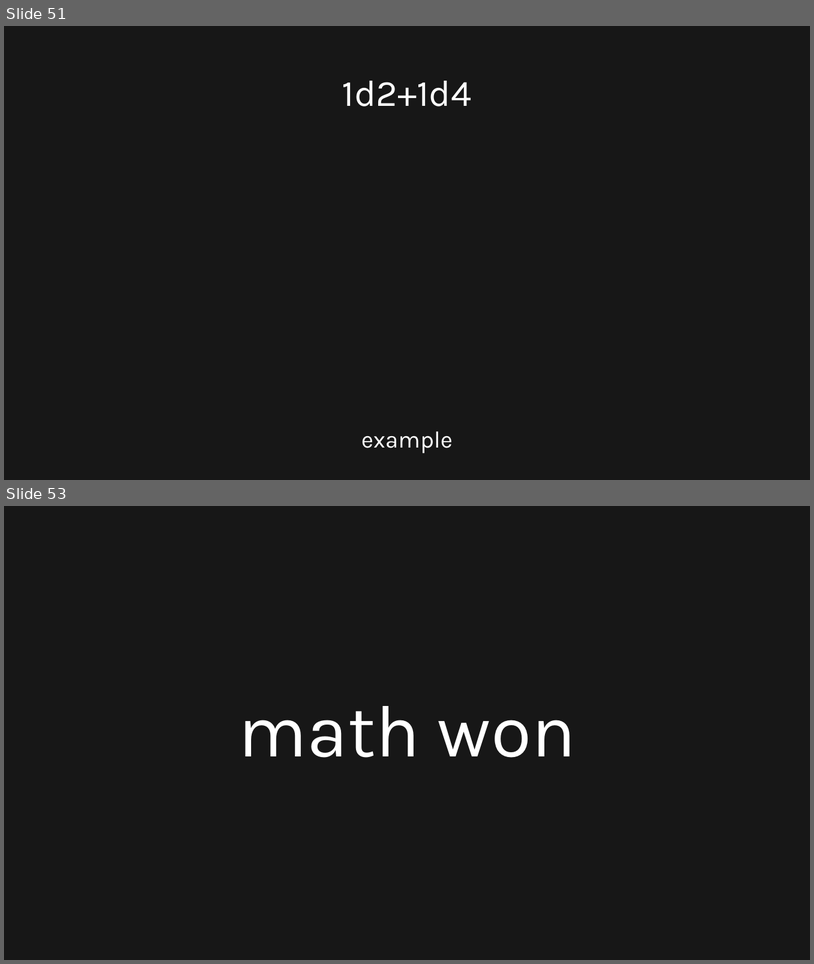
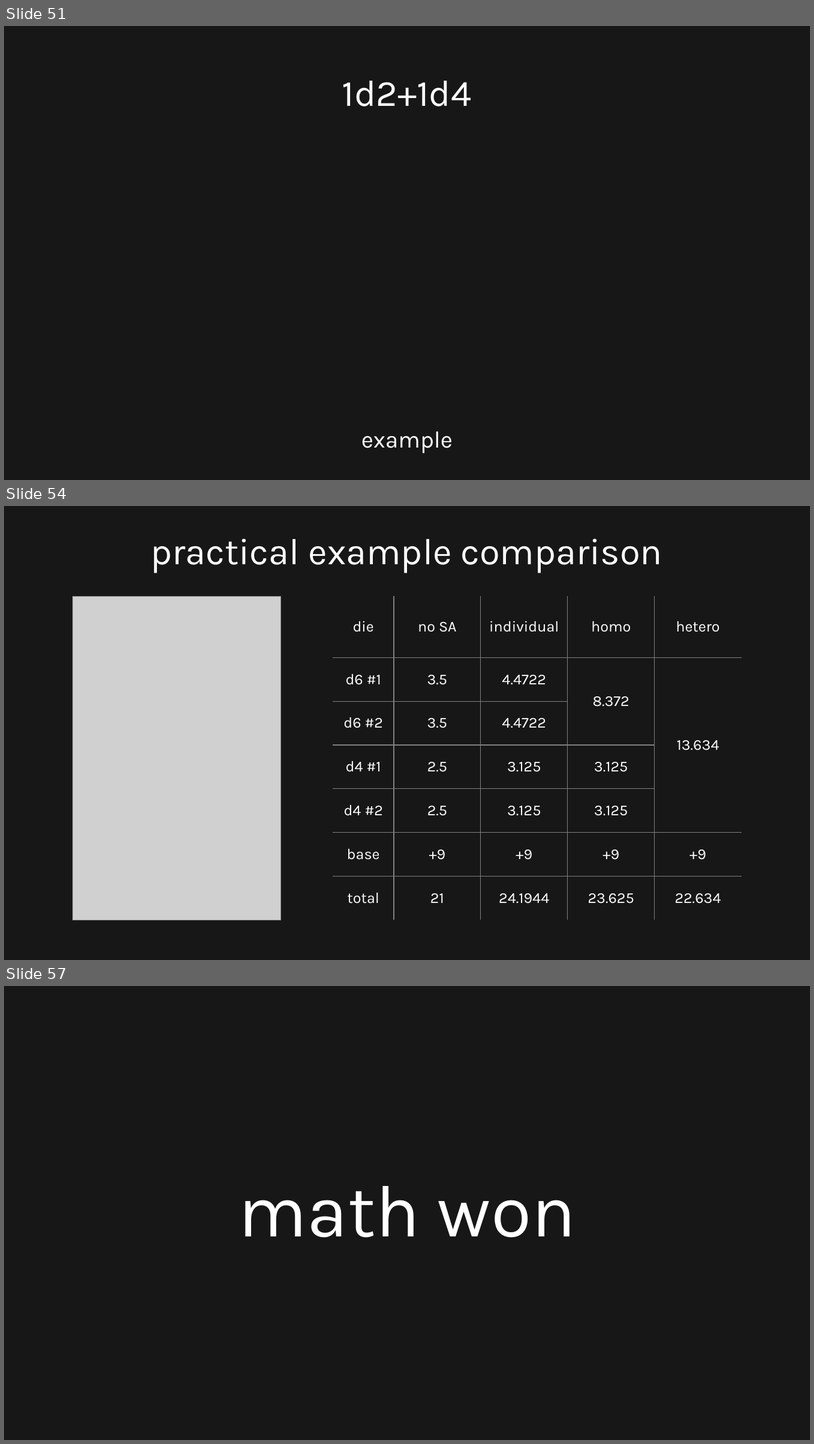
Before and after one commit to TriffnixXIV/Miscellaneous, a slide deck: Savage Attacker Math/Savage Attacker.pptx. Shown one above the other, each under a label of ours: slides 51 and 53 before the commit, slides 51, 54 and 57 after it; the slides between them are not shown. The pictures are 814x964 and 814x1444 pixels, drawn with LibreOffice and Linux fonts; fonts in the diff are those of the drawing; grey boxes stand for pictures. Boxes give left, top, right and bottom in pixels: in the first picture for what was removed or moved away, otherwise in the second. Text is boxed around its words. In the diff, an @@ line names an element or a change of style, - is before the commit and + after.

```diff
--- a/Savage Attacker Math/Savage Attacker.pptx
+++ b/Savage Attacker Math/Savage Attacker.pptx
@@ slide 54 added at (4, 506, 810, 960), background #171717 @@
@@ title added at (151, 538, 663, 573), 44 pt, text #FFFFFF @@
+practical example comparison
@@ picture added at (73, 596, 282, 920) @@
@@ table added at (333, 596, 743, 920), 7 rows, 5 columns @@
+die | no SA | individual | homo | hetero
+d6 #1 | 3.5 | 4.4722 | 8.372 | 13.634
+d6 #2 | 3.5 | 4.4722 |  | 
+d4 #1 | 2.5 | 3.125 | 3.125 | 
+d4 #2 | 2.5 | 3.125 | 3.125 | 
+base | +9 | +9 | +9 | +9
+total | 21 | 24.1944 | 23.625 | 22.634
@@ what was slide 53 is now slide 57 @@
```
Also in this commit, not shown: 1 slide changed, 3 other slides added, 1 other file.
